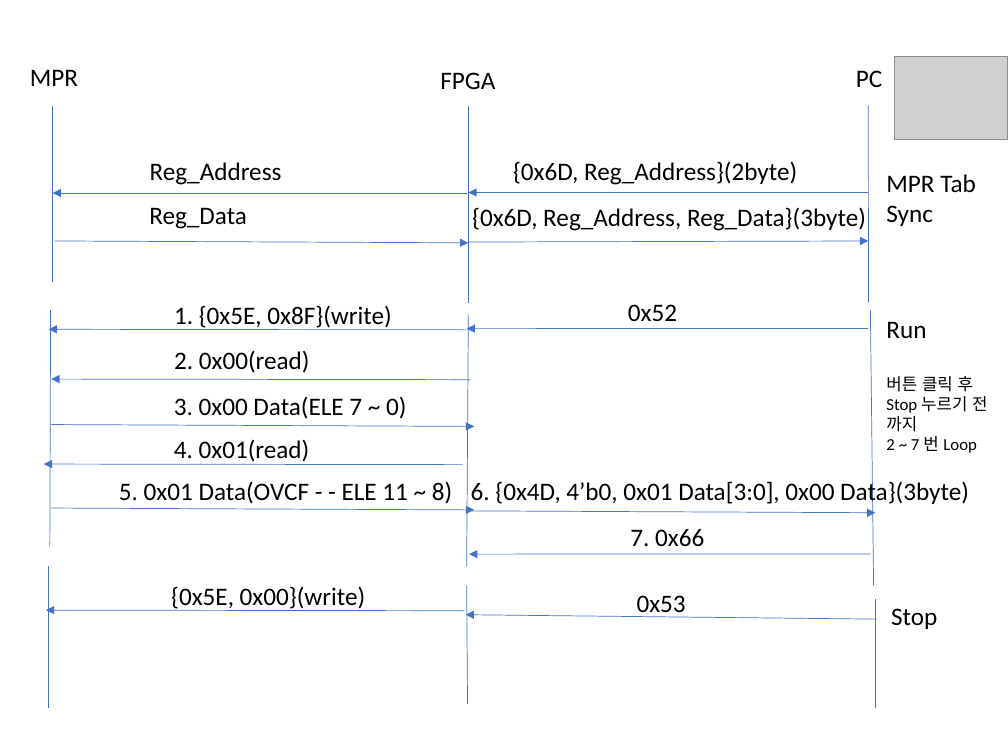
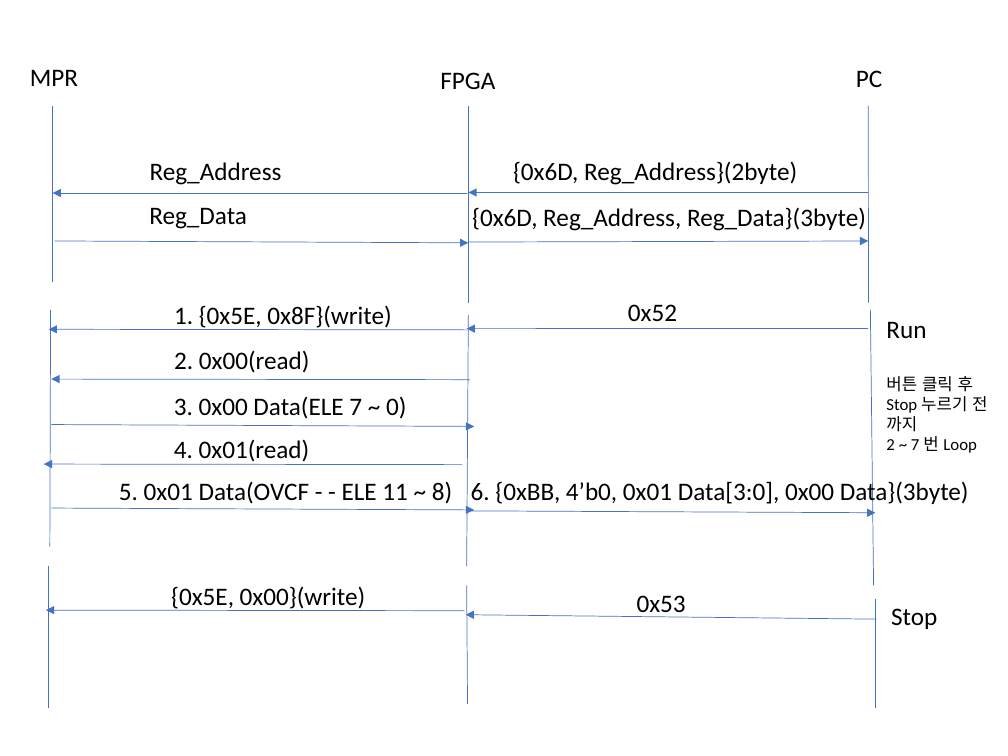
Before and after one commit to wjdwls0630/khu_sensor, a slide deck: slide 1 of reference/khu_sensor/Packet_Communication.pptx. Drawn at 1008x756 pixels with LibreOffice and Linux fonts; fonts in the diff are those of the drawing; grey boxes stand for pictures. Boxes give left, top, right and bottom in pixels: in the first picture for what was removed or moved away, otherwise in the second. Text is boxed around its words. In the diff, an @@ line names an element or a change of style, - is before the commit and + after.

```diff
--- a/reference/khu_sensor/Packet_Communication.pptx
+++ b/reference/khu_sensor/Packet_Communication.pptx
@@ picture removed at box(894, 56, 1008, 139) @@
@@ text removed at box(886, 174, 976, 226) @@
-MPR Tab
-Sync
@@ text at box(471, 479, 969, 506): text changed @@
-6. {0x4D, 4’b0, 0x01 Data[3:0], 0x00 Data}(3byte)
+6. {0xBB, 4’b0, 0x01 Data[3:0], 0x00 Data}(3byte)
@@ text removed at box(630, 529, 704, 546) @@
-7. 0x66
@@ arrow removed from (870, 554) to (469, 554) @@
```
Also in this commit, not shown: 1 other slide changed, 1 slide removed, 13 other files.
